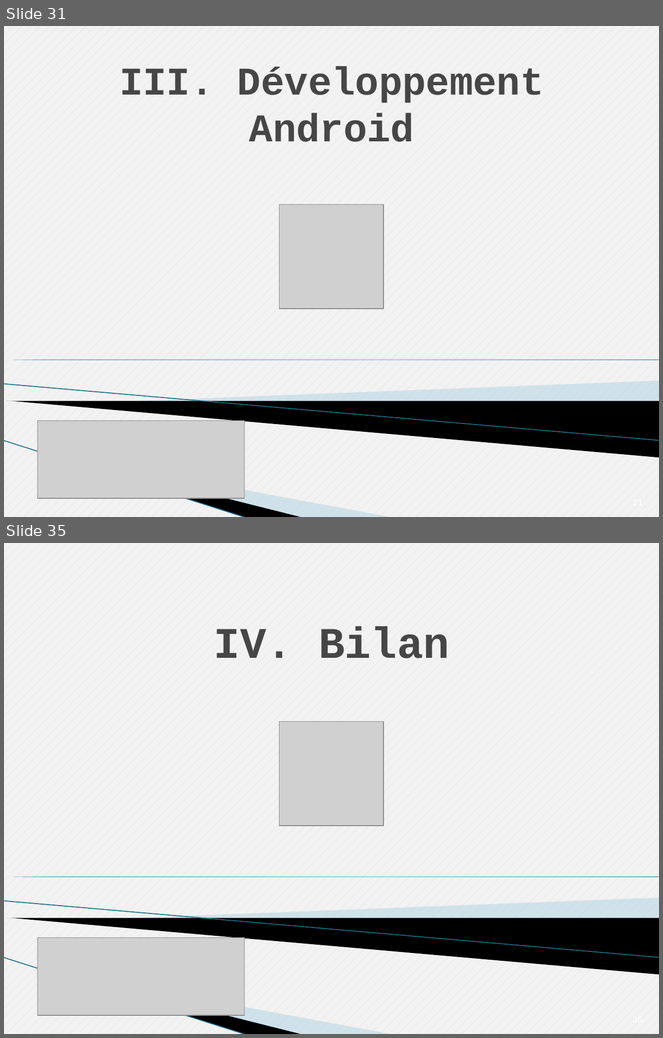
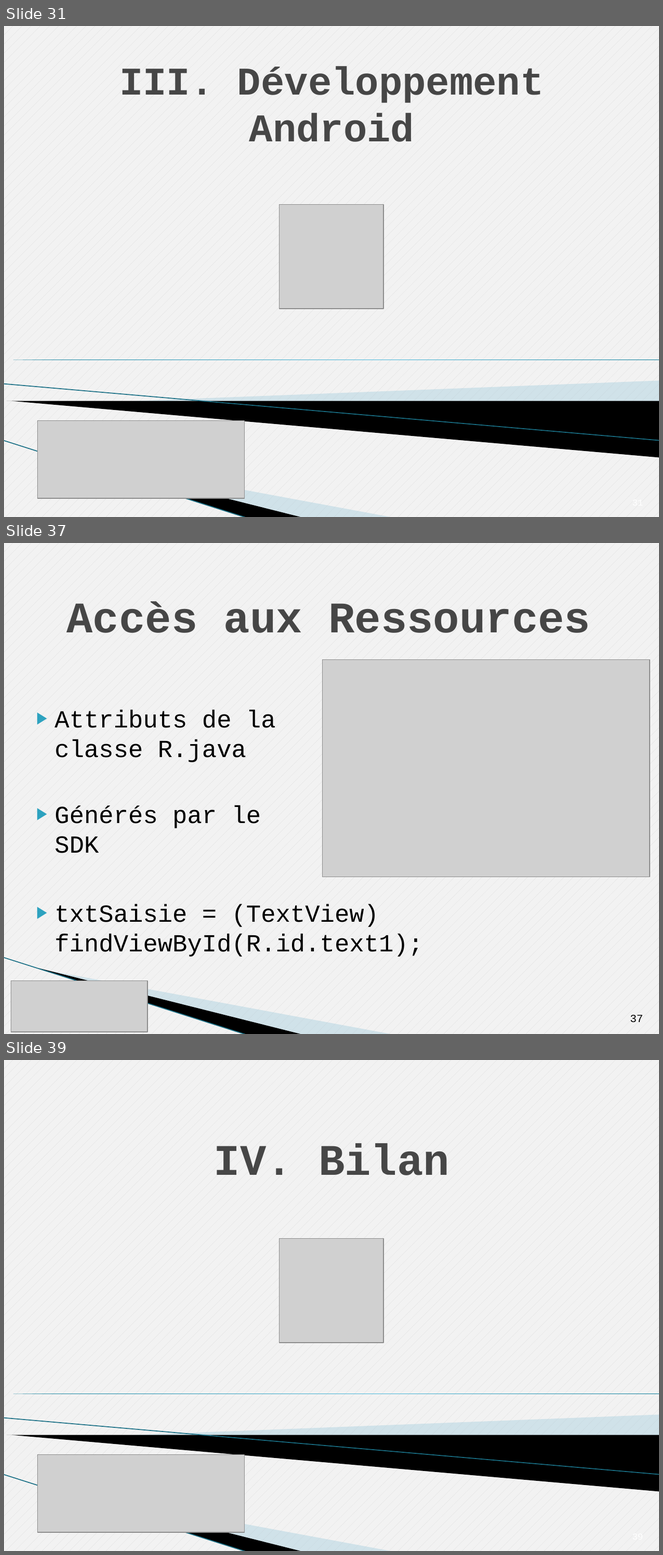
Before and after one commit to Tenacy/AndroidProject, a slide deck: Rapport/Presentation.pptx. Shown one above the other, each under a label of ours: slides 31 and 35 before the commit, slides 31, 37 and 39 after it; the slides between them are not shown. The pictures are 663x1038 and 663x1555 pixels, drawn with LibreOffice and Linux fonts; fonts in the diff are those of the drawing; grey boxes stand for pictures; background and template pictures are left out. Boxes give left, top, right and bottom in pixels: in the first picture for what was removed or moved away, otherwise in the second. Text is boxed around its words. In the diff, an @@ line names an element or a change of style, - is before the commit and + after.

```diff
--- a/Rapport/Presentation.pptx
+++ b/Rapport/Presentation.pptx
@@ slide 37 added at [4,543,659,1034], background pattern #D9D9D9 on #F2F2F2; not listed: 3 template elements that a slide beside it also shows @@
@@ text added at [66,601,591,633], 48 pt, text #464646, bold @@
+Accès aux Ressources
@@ picture added at [322,659,650,877] @@
@@ text added at [54,710,276,853], 27 pt, text #000000 @@
+▶ Attributs de la classe R.java
+▶ Générés par le SDK
@@ text added at [54,904,423,957], 27 pt, text #000000 @@
+▶ txtSaisie = (TextView) findViewById(R.id.text1);
@@ picture added at [11,981,148,1032] @@
@@ page number added at [630,1015,643,1023], 12 pt, text #000000 @@
+37
@@ what was slide 35 is now slide 39 @@
```
Also in this commit, not shown: 4 slides changed, 7 other slides added, 2 slides removed, 1 other file.
